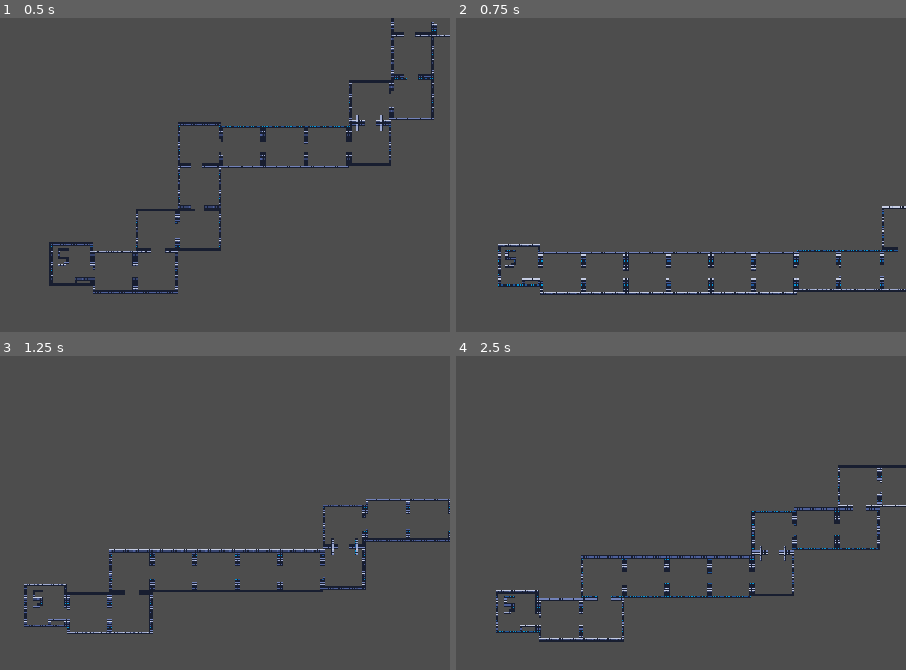
Above: before the commit, frames 1-4 (two rows, left to right).
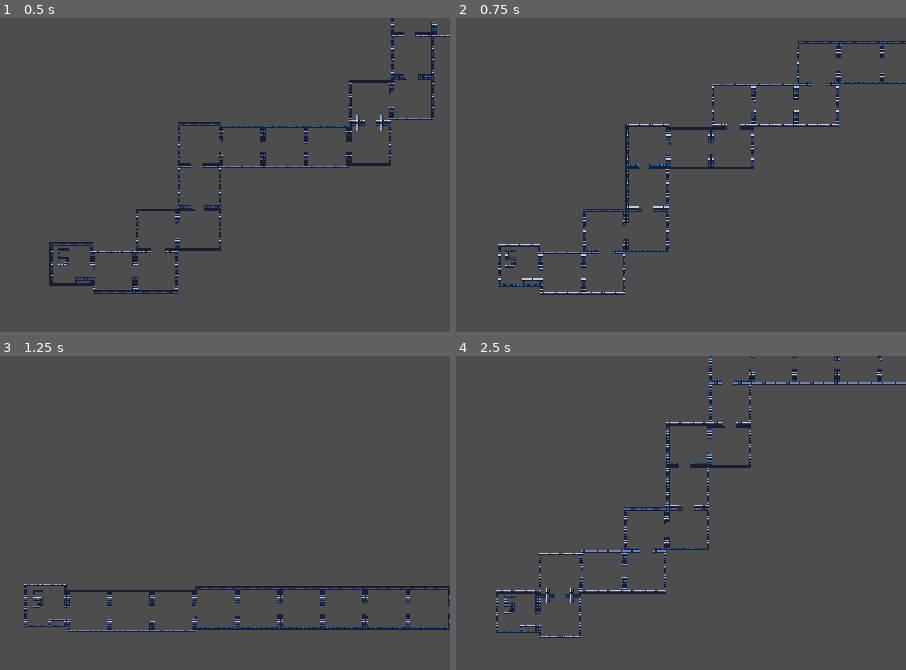
Above: after the commit, the same moments.

Repository: ygda-org/revolver
Game: Godot game, scene res://levels/level.tscn
Same seed, same stepped clock (60 frames per second), same inputs: the game is played once before the commit and once after it. This scene is started directly instead of the project's main scene.
Inputs (mouse positions are in pixels of both pictures, inside the frame that each line leads up to):
- Up to frame 1 (0.5 s): no input
- Up to frame 2 (0.75 s): tap Enter (ui_accept) at 0.5, 0.6 s; move the mouse to (681, 218) at 0.52 s; hold D (right) from 0.53 s (still down)
- Up to frame 3 (1.25 s): keep holding D (right); tap Space (jump) at 0.77 s
- Up to frame 4 (2.5 s): move the mouse to (outside the picture) at 1.27 s; click (outside the picture) at 1.35 s; tap Space (jump) at 1.52 s; tap Enter (ui_accept) at 1.55, 2.1 s; move the mouse to (586, 481) at 2.02 s; release D (right) at 2.03 s; hold A (left) from 2.03 s (still down)

Frame 1 is identical in both runs. In frame 2, 4.8% of the frame differs, in the area x 18-100%, y 7-89%; in frame 3, 4.4%; in frame 4, 5.9%, in the area x 18-100%, y 0-92%.

Commit message:
length based generation

Diff:
--- a/levels/level.gd
+++ b/levels/level.gd
@@ -5,13 +5,13 @@
 var start_room : PackedScene = preload("res://levels/start_end_rooms/t_room_start.tscn")
 var end_room : PackedScene = preload("res://levels/start_end_rooms/t_room_end.tscn")
 
-#Not including start and end room
-var room_count : int = 10
+var level_length : int = 20
 
 # Called when the node enters the scene tree for the first time.
 func _ready() -> void:
 	for room_file in ResourceLoader.list_directory("res://levels/test_rooms/"):# DirAccess.get_files_at("res://level/rooms/room_for_real/"):
 		pool.append(load("res://levels/test_rooms/" + room_file))
+	#pool.sort_custom(func(a,b): return a.length > b.length)
 	generate()
 
 func _process(delta: float) -> void:
@@ -33,12 +33,25 @@
 
 func generate() -> void:
 	var queue : Array[Room] = []
-	for i in range(room_count):
-		queue.append(pool.pick_random().instantiate())
-	queue.append(end_room.instantiate())
+	var remaining_length : int = level_length
+
 	var room_1 : Room = start_room.instantiate()
 	add_child(room_1)
 	var anchor : Marker2D = room_1.right_gate if room_1.right_gate else room_1.get_node("RightGate")
+
+	var room_last : Room = end_room.instantiate()
+
+	remaining_length -= room_1.length
+	remaining_length -= room_last.length
+
+	while(remaining_length > 0):
+		var r : Room = pool.pick_random().instantiate()
+		if r.length > remaining_length:
+			continue
+		remaining_length -= r.length
+		queue.append(r)
+	queue.append(room_last)
+
 	for r in queue:
 		anchor.position = snapped(anchor.position, Vector2(16,16))
 		var left_gate = r.left_gate if r.left_gate else r.get_node("LeftGate")
--- a/levels/room.gd
+++ b/levels/room.gd
@@ -7,3 +7,6 @@
 
 ##Right Gate Marker. Wll snap to a rooms left gate.
 @export var right_gate : Marker2D
+
+##Length of Room. Units arbitrary, approx proportional
+@export var length : int = 1
--- a/levels/test_rooms/t_room_03.tscn
+++ b/levels/test_rooms/t_room_03.tscn
@@ -5,6 +5,7 @@
 
 [node name="TRoom03" type="Node2D" unique_id=1860717345]
 script = ExtResource("1_2pwej")
+length = 3
 
 [node name="TileMapLayer" type="TileMapLayer" parent="." unique_id=1577381772]
 tile_map_data = PackedByteArray("AAAAAAAAAQABAAIAAAAAAAEAAQABAAIAAAAAAAIAAQABAAIAAAAAAAMAAQABAAIAAAAAAAQAAQABAAIAAAAAAA …(2432 unchanged characters)…
--- a/levels/test_rooms/t_room_04.tscn
+++ b/levels/test_rooms/t_room_04.tscn
@@ -5,6 +5,7 @@
 
 [node name="TRoom04" type="Node2D" unique_id=2053507031]
 script = ExtResource("1_8kbok")
+length = 2
 
 [node name="TileMapLayer" type="TileMapLayer" parent="." unique_id=1890784467]
 tile_map_data = PackedByteArray("AAAAABAAAQABAAIAAAAAAB8AAQABAAIAAAABABAAAQABAAIAAAABAB8AAQABAAIAAAACABAAAQABAAIAAAACAB …(2384 unchanged characters)…
--- a/levels/test_rooms/t_room_06.tscn
+++ b/levels/test_rooms/t_room_06.tscn
@@ -5,6 +5,7 @@
 
 [node name="TRoom06" type="Node2D" unique_id=1107705363]
 script = ExtResource("1_ls4jn")
+length = 2
 
 [node name="TileMapLayer" type="TileMapLayer" parent="." unique_id=1057876185]
 tile_map_data = PackedByteArray("AAAAAAAAAQABAAIAAAAAAAEAAQABAAIAAAAAAAIAAQABAAIAAAAAAAMAAQABAAIAAAAAAAQAAQABAAIAAAAAAA …(1488 unchanged characters)…
